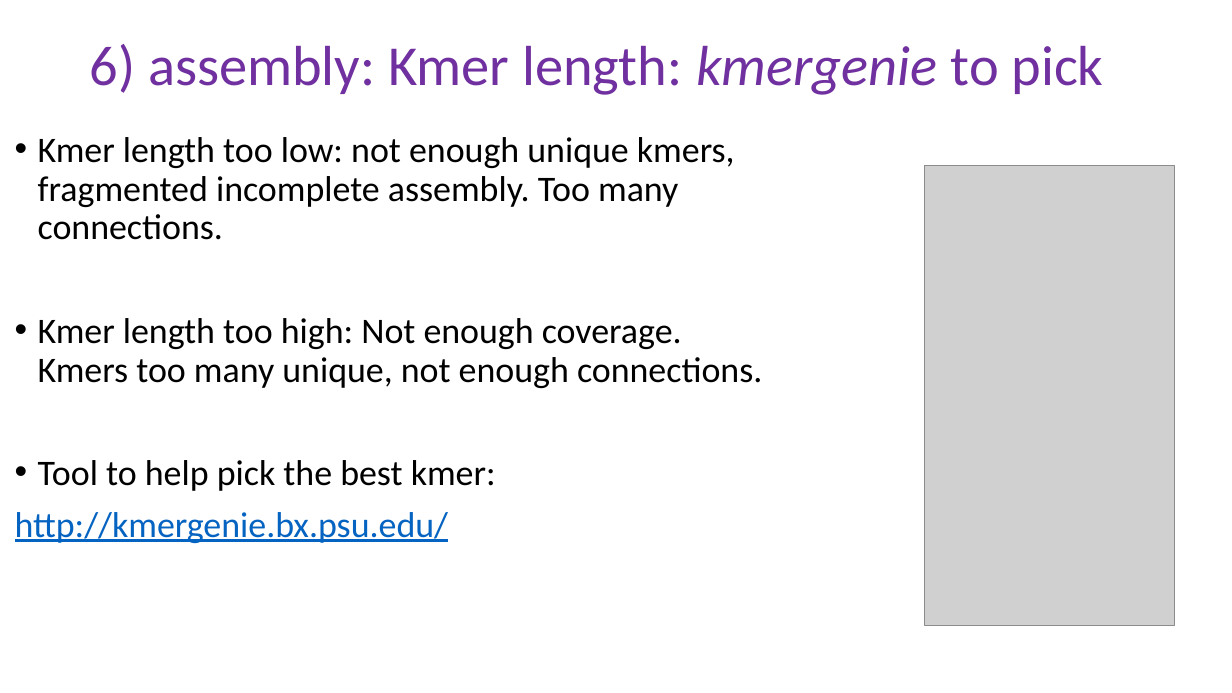
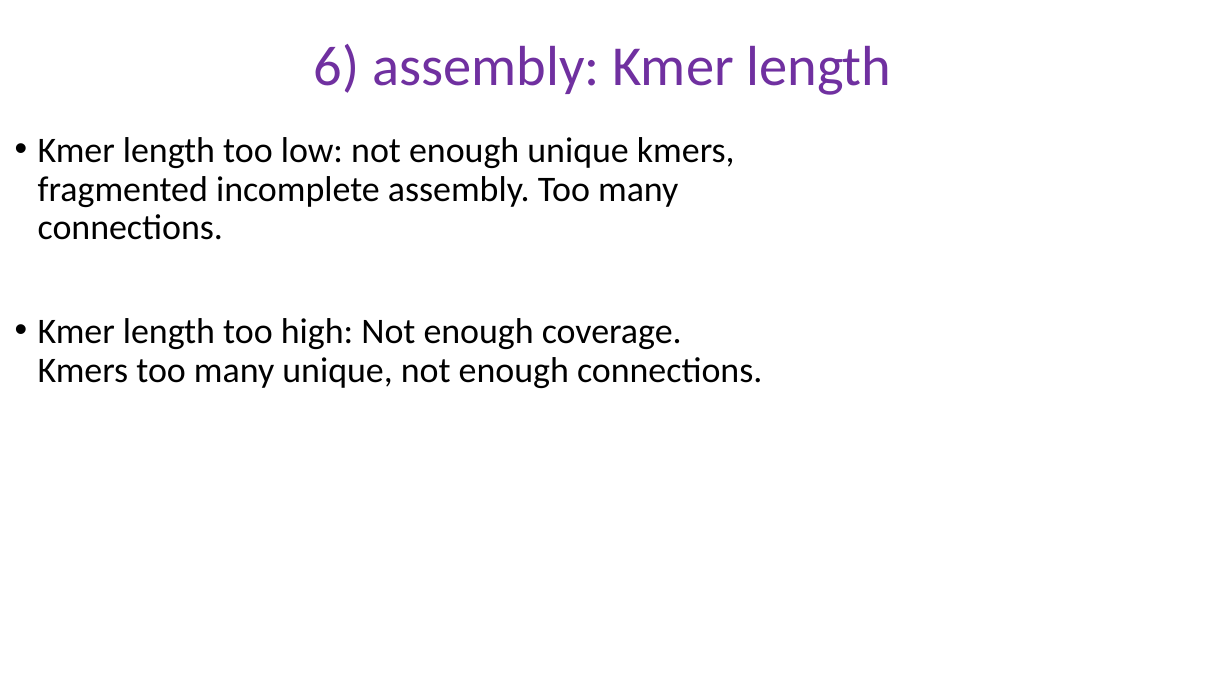
Before and after one commit to peterthorpe5/genome_assembly_workshop, a slide deck: slide 12 of powerpoint/6_assembly.pptx. Drawn at 1232x693 pixels with LibreOffice and Linux fonts; fonts in the diff are those of the drawing; grey boxes stand for pictures. Boxes give left, top, right and bottom in pixels: in the first picture for what was removed or moved away, otherwise in the second. Text is boxed around its words. In the diff, an @@ line names an element or a change of style, - is before the commit and + after.

```diff
--- a/powerpoint/6_assembly.pptx
+++ b/powerpoint/6_assembly.pptx
@@ title at <box>314,44,891,95</box>: text changed @@
-6) assembly: Kmer length: kmergenie to pick
+6) assembly: Kmer length
@@ picture removed at <box>924,165,1175,625</box> @@
@@ text at <box>15,460,496,543</box>: paragraphs removed @@
-• Tool to help pick the best kmer:
-http://kmergenie.bx.psu.edu/
```
Also in this commit, not shown: 11 other slides changed, 1 slide added, 1 slide removed, 18 other files.
